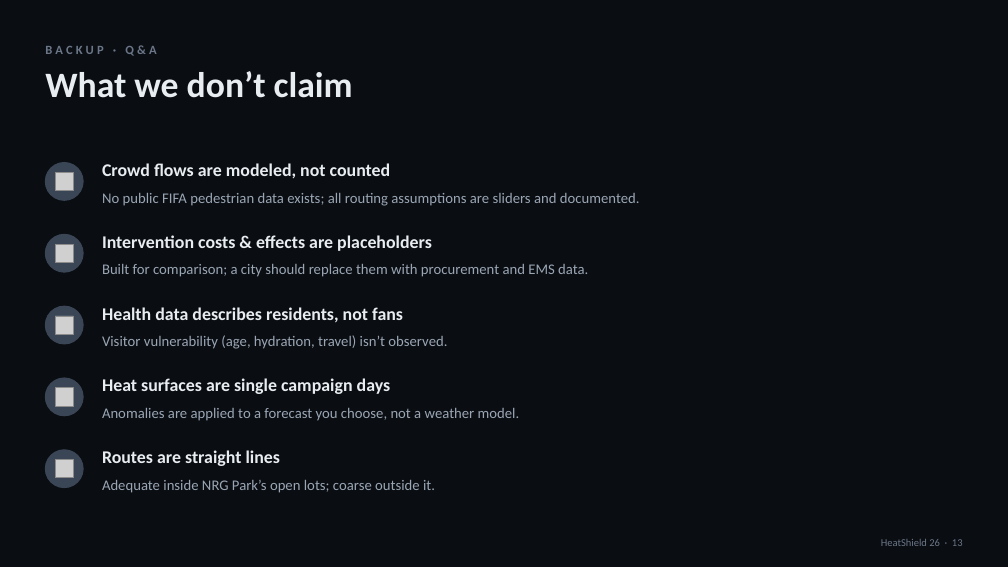
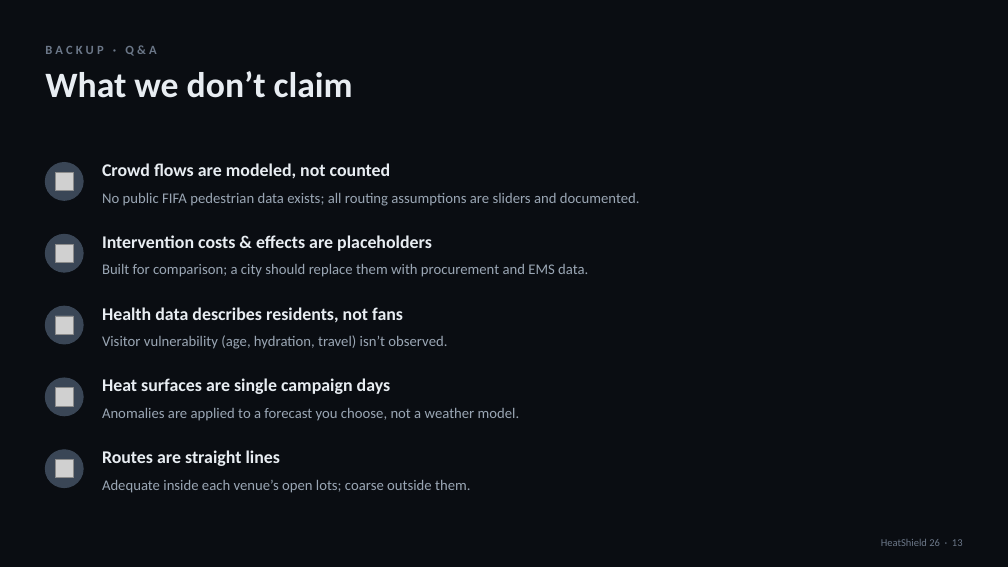
Before and after one commit to salman-khan03/heatshield26, a slide deck: slide 13 of docs/HeatShield26-Pitch.pptx. Drawn at 1008x567 pixels with LibreOffice and Linux fonts; fonts in the diff are those of the drawing; grey boxes stand for pictures. Boxes give left, top, right and bottom in pixels: in the first picture for what was removed or moved away, otherwise in the second. Text is boxed around its words. In the diff, an @@ line names an element or a change of style, - is before the commit and + after.

```diff
--- a/docs/HeatShield26-Pitch.pptx
+++ b/docs/HeatShield26-Pitch.pptx
@@ text at (102, 480, 470, 493): text changed @@
-Adequate inside NRG Park’s open lots; coarse outside it.
+Adequate inside each venue’s open lots; coarse outside them.
```
Also in this commit, not shown: 6 other slides changed, 3 other files.
